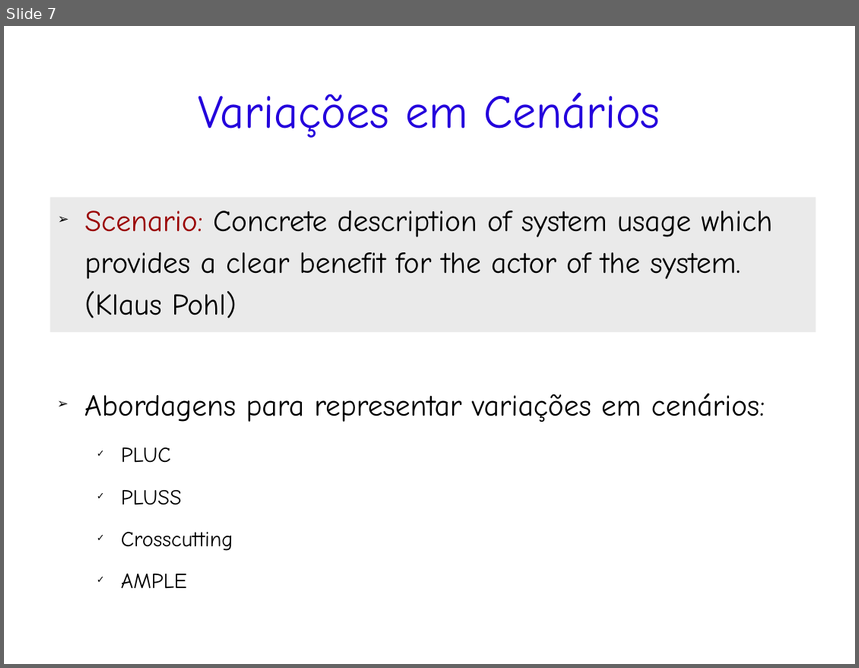
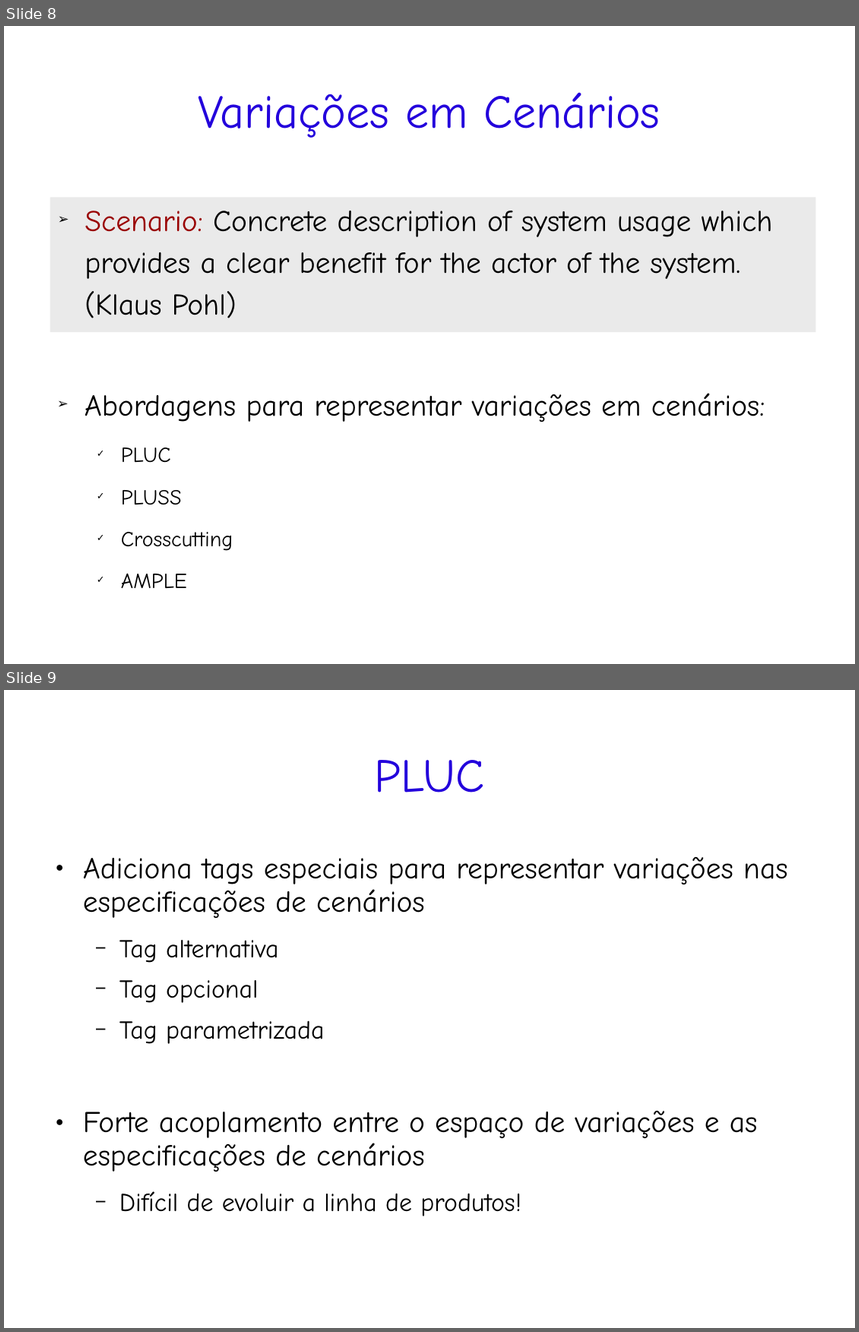
Before and after one commit to rbonifacio/variability-management-research, a slide deck: VariabilityManagement/docs/classes/variacoes-em-requisitos.ppt. Shown one above the other, each under a label of ours: slide 7 before the commit, slides 8 and 9 after it. The pictures are 859x668 and 859x1332 pixels, drawn with LibreOffice and Linux fonts; fonts in the diff are those of the drawing. Boxes give left, top, right and bottom in pixels: in the first picture for what was removed or moved away, otherwise in the second. Text is boxed around its words. In the diff, an @@ line names an element or a change of style, - is before the commit and + after.

```diff
--- a/VariabilityManagement/docs/classes/variacoes-em-requisitos.ppt
+++ b/VariabilityManagement/docs/classes/variacoes-em-requisitos.ppt
@@ slide 9 added at bbox=[4, 690, 855, 1328], background #FFFFFF @@
@@ title added at bbox=[374, 760, 484, 793], 44 pt, text #2300DC @@
+PLUC
@@ text added at bbox=[83, 857, 788, 1217], 28 pt, text #000000 @@
+● Adiciona tags especiais para representar variações nas especificações de cenários
+  − Tag alternativa
+  − Tag opcional
+  − Tag parametrizada
+● Forte acoplamento entre o espaço de variações e as especificações de cenários
+  − Difícil de evoluir a linha de produtos!
@@ what was slide 7 is now slide 8 @@
```
Also in this commit, not shown: 1 slide changed, 2 other slides added.
